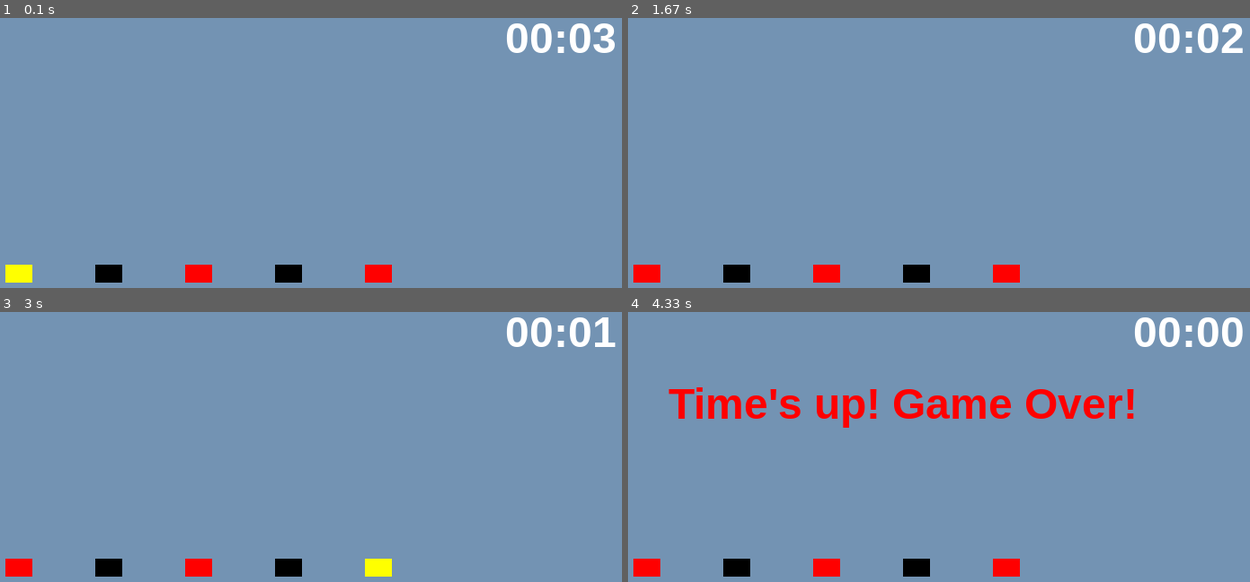
Above: before the commit, frames 1-4 (two rows, left to right).
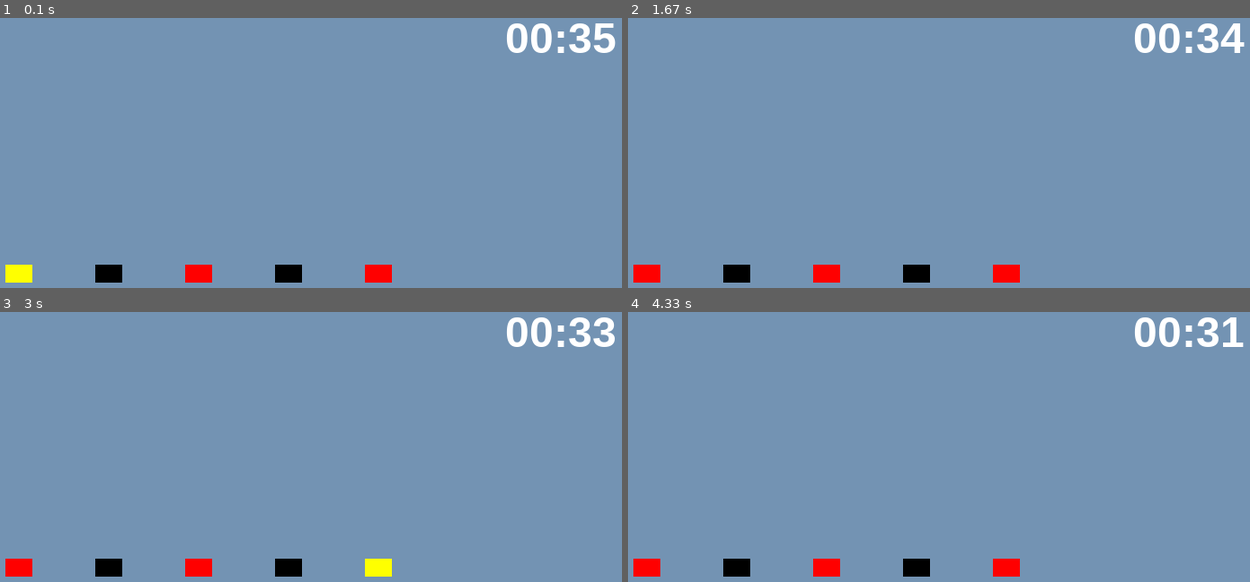
Above: after the commit, the same moments.

Repository: charles-kahlenberg/Bomb-defusal
Game: pygame game, started from Melody Game.py
Two runs of this game, one before a commit and one after it. Both use one fixed random seed, a clock stepped at 60 frames per second and the inputs below.
Inputs (mouse positions are in pixels of both pictures, inside the frame that each line leads up to):
- Up to frame 1 (0.1 s): no input
- Up to frame 2 (1.67 s): click (646, 274) at 0.88 s
- Up to frame 3 (3 s): no input
- Up to frame 4 (4.33 s): no input

The runs differ from the first frame. In frame 1, 0.3% of the frame differs, in the area x 91-99%, y 1-13%; in frame 2, 0.4%; in frame 3, 0.3%; in frame 4, 3.8%, in the area x 6-99%, y 1-43%.

Commit message:
Update the timer for 6 minutes

Diff:
--- a/Melody Game.py
+++ b/Melody Game.py
@@ -299,7 +299,7 @@
     all_sprites_list.draw(screen)
 
     #Draw the elapsed-time timer in the top-right
-    time_left = 4000 - (now - game_start_ticks)  # 60 seconds total, converted to milliseconds
+    time_left = 36000 - (now - game_start_ticks)  # 60 seconds total, converted to milliseconds
     seconds_total = time_left // 1000
     timer_text = f"{seconds_total // 60:02d}:{seconds_total % 60:02d}"
     if time_left <= 0:
